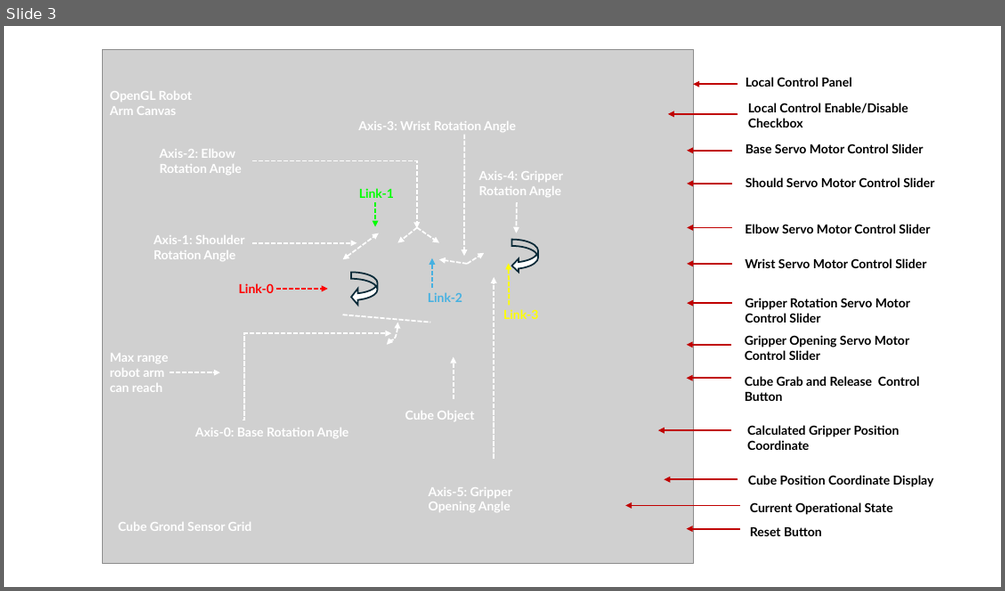
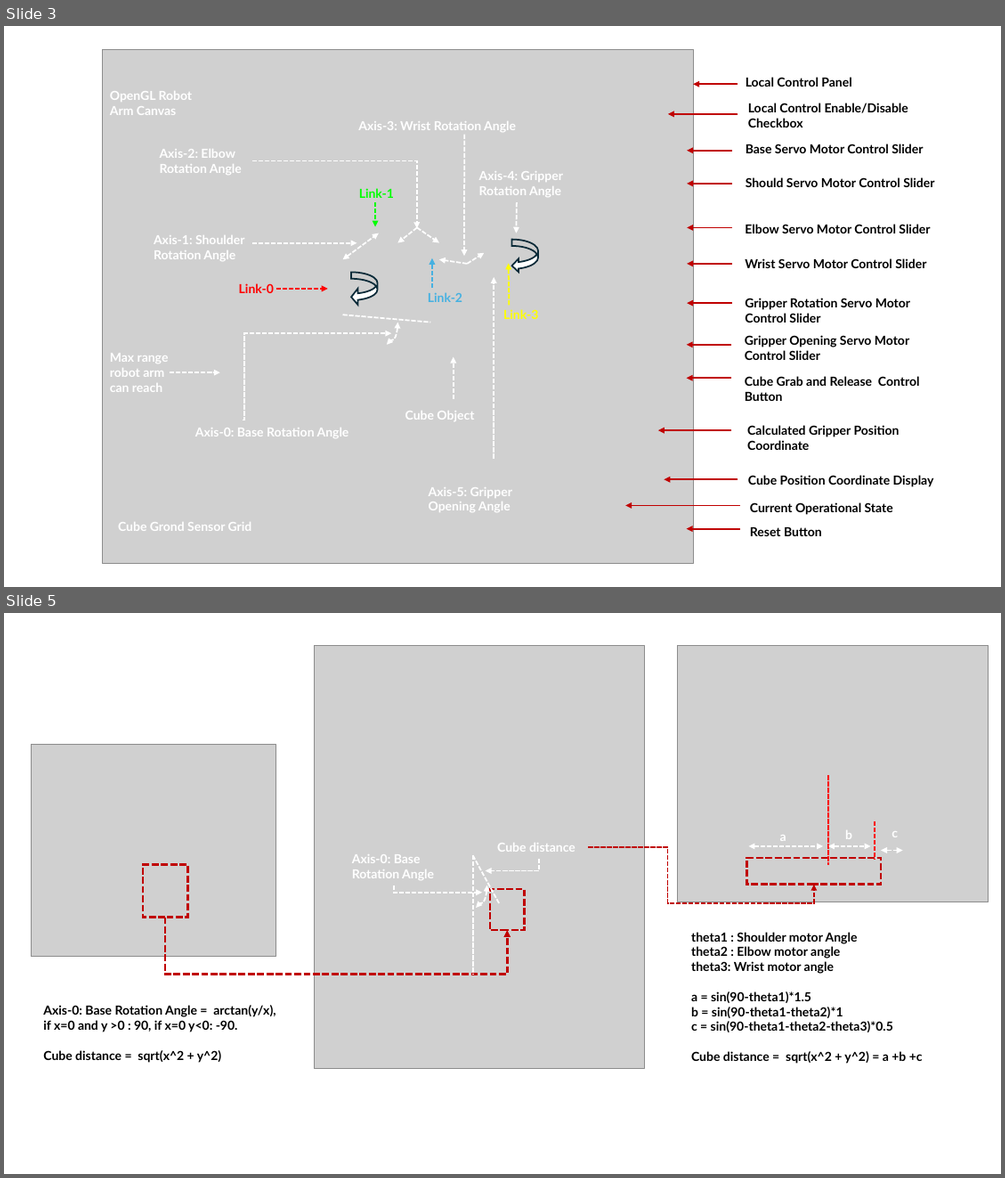
Before and after one commit to LiuYuancheng/Python_3D_6Axis_Robotic_Arm_Simulator, a slide deck: doc/designDoc.pptx. Shown one above the other, each under a label of ours: slide 3 before the commit, slides 3 and 5 after it; the slides between them are not shown. The pictures are 1005x591 and 1005x1178 pixels, drawn with LibreOffice and Linux fonts; fonts in the diff are those of the drawing; grey boxes stand for pictures. Boxes give left, top, right and bottom in pixels: in the first picture for what was removed or moved away, otherwise in the second. Text is boxed around its words. In the diff, an @@ line names an element or a change of style, - is before the commit and + after.

Commit message:
Added the auto grab cube joint calculation module.

```diff
--- a/doc/designDoc.pptx
+++ b/doc/designDoc.pptx
@@ slide 5 added at [4,613,1001,1174], background #FFFFFF @@
@@ picture added at [315,645,644,1068] @@
@@ picture added at [678,645,989,901] @@
@@ picture added at [31,744,276,957] @@
@@ line added from (828, 775) to (828, 865), #FF0000 1.5 pt dashed @@
@@ line added from (875, 821) to (875, 859), #FF0000 1.5 pt dashed @@
@@ text added at [497,843,575,852], 12 pt, text #FFFFFF, bold @@
+Cube distance
@@ elbow arrow added from (588, 848) to (814, 884), #C00000 1.5 pt dashed @@
@@ double arrow added from (749, 846) to (823, 846), #FFFFFF 1.5 pt dashed @@
@@ text added at [780,835,786,841], 12 pt, text #FFFFFF, bold @@
+a
@@ double arrow added from (828, 846) to (871, 846), #FFFFFF 1.5 pt dashed @@
@@ text added at [845,830,852,839], 12 pt, text #FFFFFF, bold @@
+b
@@ double arrow added from (882, 850) to (903, 850), #FFFFFF 1.5 pt dashed @@
@@ text added at [891,831,898,837], 12 pt, text #FFFFFF, bold @@
+c
@@ rectangle added at [143,865,188,917], outline #C00000 2.25 pt dashed @@
@@ text added at [352,854,434,880], 12 pt, text #FFFFFF, bold @@
+Axis-0: Base Rotation Angle
@@ line added from (473, 855) to (473, 974), #FFFFFF 1.5 pt dashed @@
@@ line added from (473, 855) to (499, 903), #FFFFFF 1.5 pt dashed @@
@@ elbow arrow added from (540, 859) to (485, 871), #FFFFFF 1.5 pt dashed @@
@@ rectangle added at [747,858,882,884], outline #C00000 2.25 pt dashed @@
@@ elbow arrow added from (394, 885) to (483, 892), #FFFFFF 1.5 pt dashed @@
@@ curved double arrow added from (487, 885) to (476, 908), #FFFFFF 1.5 pt dashed @@
@@ rectangle added at [490,889,525,930], outline #C00000 2.25 pt dashed @@
@@ elbow arrow added from (165, 917) to (507, 930), #C00000 2.25 pt dashed @@
@@ text added at [691,932,922,1063], 12 pt, text #000000, bold @@
+theta1 : Shoulder motor Angle
+theta2 : Elbow motor angle
+theta3: Wrist motor angle
+a = sin(90-theta1)*1.5
+b = sin(90-theta1-theta2)*1
+c = sin(90-theta1-theta2-theta3)*0.5
+Cube distance = sqrt(x^2 + y^2) = a +b +c
@@ text added at [43,1005,275,1062], 12 pt, text #000000, bold @@
+Axis-0: Base Rotation Angle = arctan(y/x), if x=0 and y >0 : 90, if x=0 y<0: -90.
+Cube distance = sqrt(x^2 + y^2)
```
Also in this commit, not shown: 2 other slides added, 8 other files.
